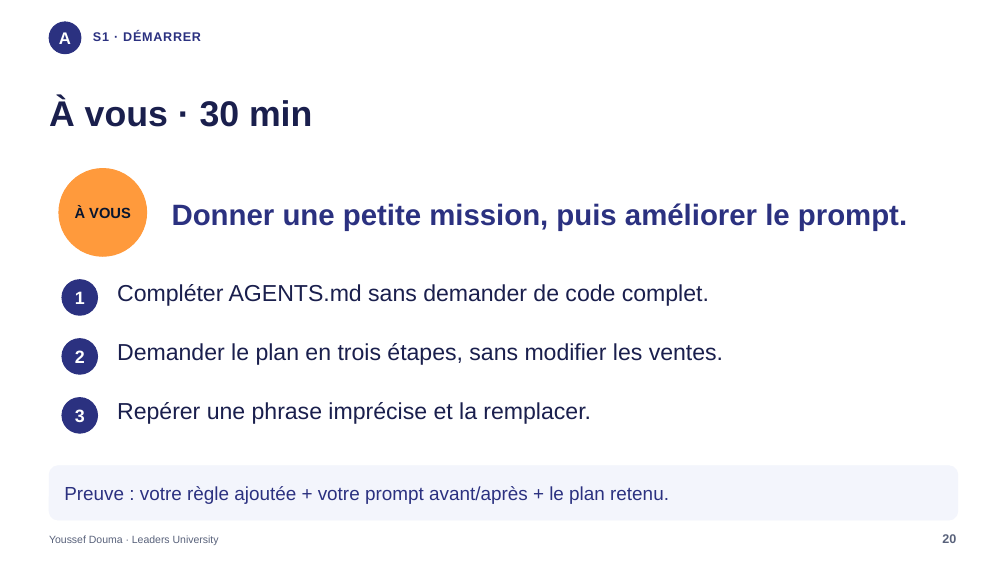
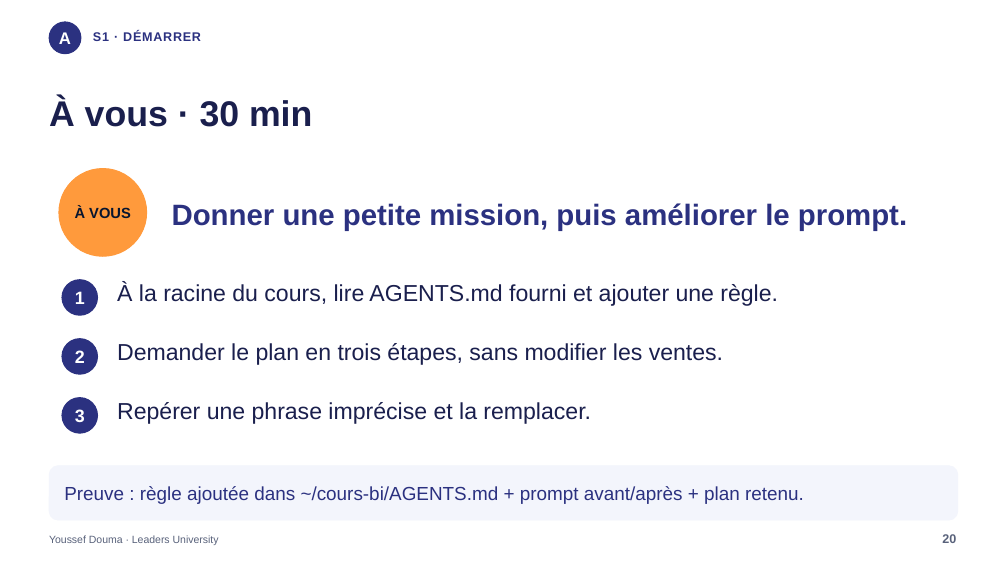
Before and after one commit to jodouma/leaders-bi-ia-etl-28h, a slide deck: slide 20 of presentation/Atlas_CODEX_BI_15h.pptx. Drawn at 1008x567 pixels with LibreOffice and Linux fonts; fonts in the diff are those of the drawing. Boxes give left, top, right and bottom in pixels: in the first picture for what was removed or moved away, otherwise in the second. Text is boxed around its words. In the diff, an @@ line names an element or a change of style, - is before the commit and + after.

```diff
--- a/presentation/Atlas_CODEX_BI_15h.pptx
+++ b/presentation/Atlas_CODEX_BI_15h.pptx
@@ text at (117, 282, 778, 306): text changed @@
-Compléter AGENTS.md sans demander de code complet.
+À la racine du cours, lire AGENTS.md fourni et ajouter une règle.
@@ text at (64, 486, 804, 504): text changed @@
-Preuve : votre règle ajoutée + votre prompt avant/après + le plan retenu.
+Preuve : règle ajoutée dans ~/cours-bi/AGENTS.md + prompt avant/après + plan retenu.
```
Also in this commit, not shown: 43 other slides changed, 2 slides added, 5 other files.
